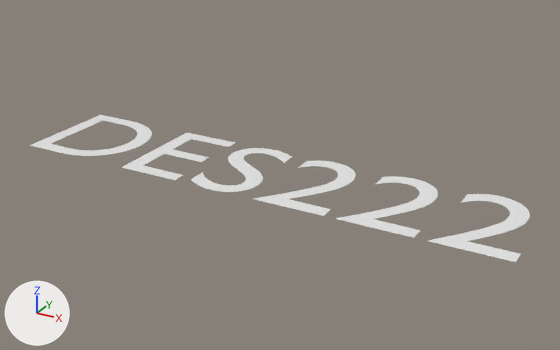
What one commit did to the glTF model media/gltf/text/DES222.gltf.
Camera for both pictures: a camera (50 mm lens) standing at (3.73, -3.31, 1.83) and looking at (1.72, 0.35, 0.01). Lighting does not change. The marker at lower left points along +X, +Y and +Z.

The older version as bpy lines, for what is in view:
```python
me_text = bpy.data.meshes.new('Text')
me_text.from_pydata(...)  # 455 vertices, 445 faces; spans x 0.08..3.17, y -0.01..0.69, z 0.0
ob_text = bpy.data.objects.new('Text', me_text)
ob_text.location = (0.0, 0.0, 0.0)
```
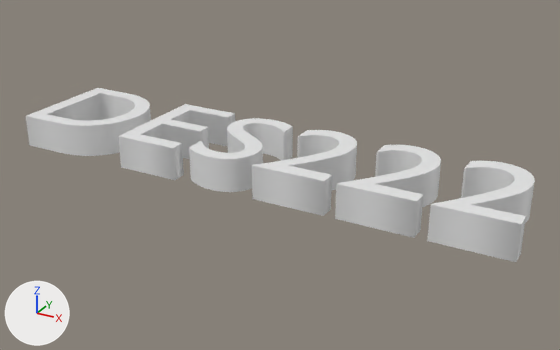
The newer file is also turned or shifted as a whole; pictures and numbers use the older file's frame.

The change, as a list of edits to the scene's bpy script:
```text
Change me_text:
    used by ob_text; location = (0.0, 0.0, 0.0)
    remove me_text.from_pydata(...)  # 455 vertices, 445 faces; spans x 0.08..3.17, y -0.01..0.69, z 0.0
    add me_text.from_pydata(...)  # 910 vertices, 1800 faces; spans x 0.08..3.17, y -0.01..0.69, z 0.0..0.2
    me_text part 1: 455 vertices added at x 0.08..3.17, y -0.01..0.69, z 0.2
```

Changed parts and their boxes [x1, y1, x2, y2] in the pictures (560 x 350 px):
'Text', reshaped (18% taller)
    before: [30, 115, 530, 262]
    after: [26, 88, 535, 262]
part 1 of me_text, added
    after: [26, 88, 535, 262]
